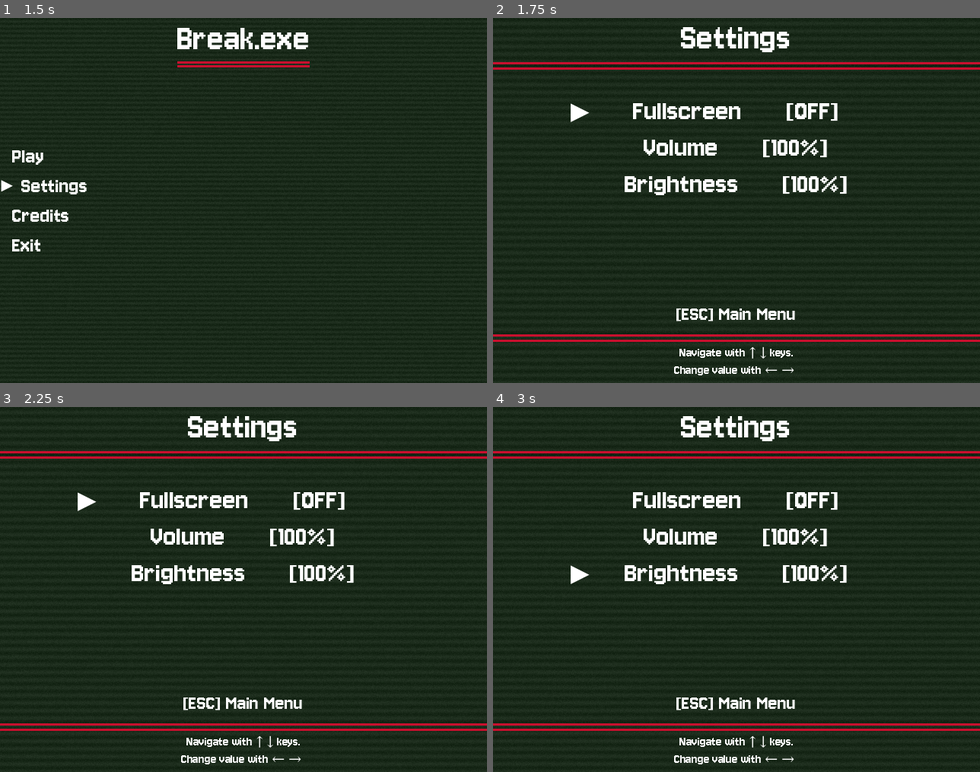
Above: before the commit, frames 1-4 (two rows, left to right).
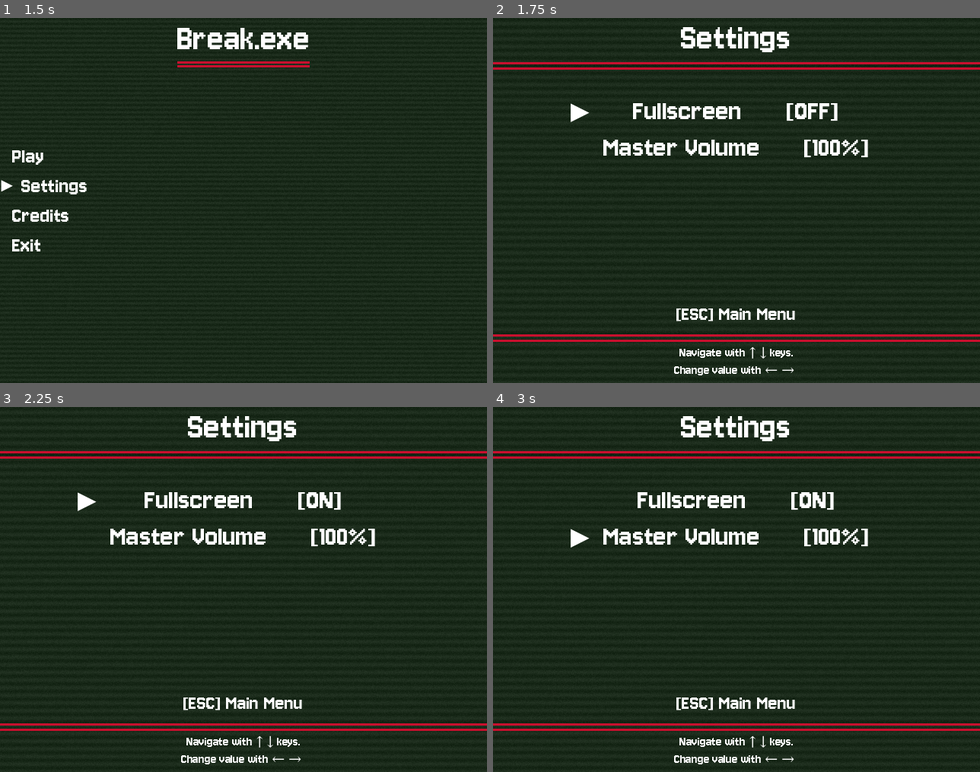
Above: after the commit, the same moments.

Repository: yuk1n0w/Break.exe
Game: Godot game, scene res://scenes/main_menu.tscn
The game is run twice, just before and just after one commit, with the same random seed, the same clock (stepped at 60 frames per second) and the same inputs.
Inputs:
- Up to frame 1 (1.5 s): tap Enter (ui_accept) at 0.5, 0.77, 1.25 s; hold Right (ui_right) 0.53-1.28 s; hold Down (ui_down) from 1.28 s (still down)
- Up to frame 2 (1.75 s): keep holding Down (ui_down); tap Enter (ui_accept) at 1.52 s
- Up to frame 3 (2.25 s): tap Enter (ui_accept) at 2 s; release Down (ui_down) at 2.03 s; hold Right (ui_right) from 2.03 s (still down)
- Up to frame 4 (3 s): tap Enter (ui_accept) at 2.75 s; release Right (ui_right) at 2.78 s; hold Up (ui_up) from 2.78 s (still down)

Frame 1 is identical in both runs. In frame 2, 2.4% of the frame differs, in the area x 22-78%, y 33-49%; in frame 3, 3.3%; in frame 4, 3.5%, in the area x 15-78%, y 23-49%.

Commit message:
Add working volume and fullscreen controls to settings, nuke brightness

Diff:
--- a/project.godot
+++ b/project.godot
@@ -15,6 +15,10 @@
 config/features=PackedStringArray("4.4", "GL Compatibility")
 config/icon="res://assets/icon.svg"
 
+[autoload]
+
+Settings="*res://scripts/settings.gd"
+
 [display]
 
 window/size/viewport_width=640
--- a/scenes/settings.tscn
+++ b/scenes/settings.tscn
@@ -92,41 +92,22 @@
 text = "[OFF]"
 label_settings = ExtResource("3_6wm04")
 
-[node name="VolumeHBox" type="HBoxContainer" parent="OptionsVBox"]
+[node name="MasterVolumeHBox" type="HBoxContainer" parent="OptionsVBox"]
 layout_mode = 2
 alignment = 1
 
-[node name="VolumeOptionTitle" type="Label" parent="OptionsVBox/VolumeHBox"]
+[node name="MasterVolumeOptionTitle" type="Label" parent="OptionsVBox/MasterVolumeHBox"]
 layout_mode = 2
-text = "Volume"
+text = "Master Volume"
 label_settings = ExtResource("3_6wm04")
 horizontal_alignment = 1
 vertical_alignment = 1
 
-[node name="Margin" type="Control" parent="OptionsVBox/VolumeHBox"]
+[node name="Margin" type="Control" parent="OptionsVBox/MasterVolumeHBox"]
 custom_minimum_size = Vector2(50, 0)
 layout_mode = 2
 
-[node name="VolumeOptionValue" type="Label" parent="OptionsVBox/VolumeHBox"]
-layout_mode = 2
-text = "[100%]"
-label_settings = ExtResource("3_6wm04")
-
-[node name="BrightnessHBox" type="HBoxContainer" parent="OptionsVBox"]
-layout_mode = 2
-alignment = 1
-
-[node name="BrightnessOptionTitle" type="Label" parent="OptionsVBox/BrightnessHBox"]
-layout_mode = 2
-text = "Brightness"
-label_settings = ExtResource("3_6wm04")
-horizontal_alignment = 1
-
-[node name="Margin" type="Control" parent="OptionsVBox/BrightnessHBox"]
-custom_minimum_size = Vector2(50, 0)
-layout_mode = 2
-
-[node name="BrightnessOptionValue" type="Label" parent="OptionsVBox/BrightnessHBox"]
+[node name="MasterVolumeOptionValue" type="Label" parent="OptionsVBox/MasterVolumeHBox"]
 layout_mode = 2
 text = "[100%]"
 label_settings = ExtResource("3_6wm04")
--- /dev/null
+++ b/scripts/settings.gd
@@ -0,0 +1,29 @@
+extends Node
+
+var fullscreen = false
+var master_vol = 100
+
+func _ready():
+	load_settings()
+	apply_settings()
+
+func save_settings():
+	var config = ConfigFile.new()
+	config.set_value("display", "fullscreen", fullscreen)
+	config.set_value("audio", "master", master_vol)
+	config.save("user://settings.cfg")
+
+func load_settings():
+	var config = ConfigFile.new()
+	var err = config.load("user://settings.cfg")
+	if err != OK:
+		return
+
+	fullscreen = config.get_value("display", "fullscreen", false)
+	master_vol = config.get_value("audio", "master", 100)
+
+	apply_settings()
+
+func apply_settings():
+	DisplayServer.window_set_mode(DisplayServer.WINDOW_MODE_FULLSCREEN if fullscreen else DisplayServer.WINDOW_MODE_WINDOWED)
+	AudioServer.set_bus_volume_linear(AudioServer.get_bus_index("Master"), master_vol / 100.0)
--- a/scripts/settings_menu.gd
+++ b/scripts/settings_menu.gd
@@ -1,15 +1,21 @@
 extends Control
 
-var option_boxes := [HBoxContainer]
+var option_boxes: Array = []
 var current_index := 0
 @onready var arrow = $Arrow
 @onready var options_vbox = $OptionsVBox
 @onready var tween = create_tween()
+@onready var fullscreen_option_value = 	  $OptionsVBox/FullscreenHBox/FullscreenOptionValue
+@onready var master_vol_option_value = $OptionsVBox/MasterVolumeHBox/MasterVolumeOptionValue
 
 func _ready():
 	# Get all the option HBoxContainers
 	option_boxes = options_vbox.get_children()
-	update_arrow_pos(true)
+	update_arrow_pos(true) # instant = true
+
+	# Load settings
+	fullscreen_option_value.text = "[ON]" if Settings.fullscreen else "[OFF]"
+	master_vol_option_value.text = "[" + str(Settings.master_vol) + "%]"
 
 func _unhandled_input(event):
 	if event.is_action_pressed("ui_down"):
@@ -20,13 +26,38 @@
 		update_arrow_pos()
 	elif event.is_action_pressed("ui_cancel"):
 		get_tree().change_scene_to_file("res://scenes/main_menu.tscn")
+	elif event.is_action_pressed("ui_right"):
+		if current_index == 0:
+			Settings.fullscreen = true
+			fullscreen_option_value.text = "[ON]"
+			Settings.save_settings()
+			Settings.apply_settings()
+		elif current_index == 1:
+			Settings.master_vol = clamp(Settings.master_vol + 5, 0, 100)
+			master_vol_option_value.text = "[" + str(Settings.master_vol) + "%]"
+			Settings.save_settings()
+			Settings.apply_settings()
+	elif event.is_action_pressed("ui_left"):
+		if current_index == 0:
+			Settings.fullscreen = false
+			fullscreen_option_value.text = "[OFF]"
+			Settings.save_settings()
+			Settings.apply_settings()
+		elif current_index == 1:
+			Settings.master_vol = clamp(Settings.master_vol - 5, 0, 100)
+			master_vol_option_value.text = "[" + str(Settings.master_vol) + "%]"
+			Settings.save_settings()
+			Settings.apply_settings()
 
 func update_arrow_pos(immediate=false):
 	var target_rect = option_boxes[current_index].get_global_rect()
 	var target_y = target_rect.position.y
 
+	if tween and tween.is_valid():
+		tween.kill()
+	tween = create_tween()
+
 	if immediate:
 		arrow.global_position.y = target_y
 	else:
-		var tween = create_tween()
 		tween.tween_property(arrow, "global_position:y", target_y, 0.2).set_trans(Tween.TRANS_SINE).set_ease(Tween.EASE_IN_OUT)
Not shown, added: scripts/settings.gd.uid
